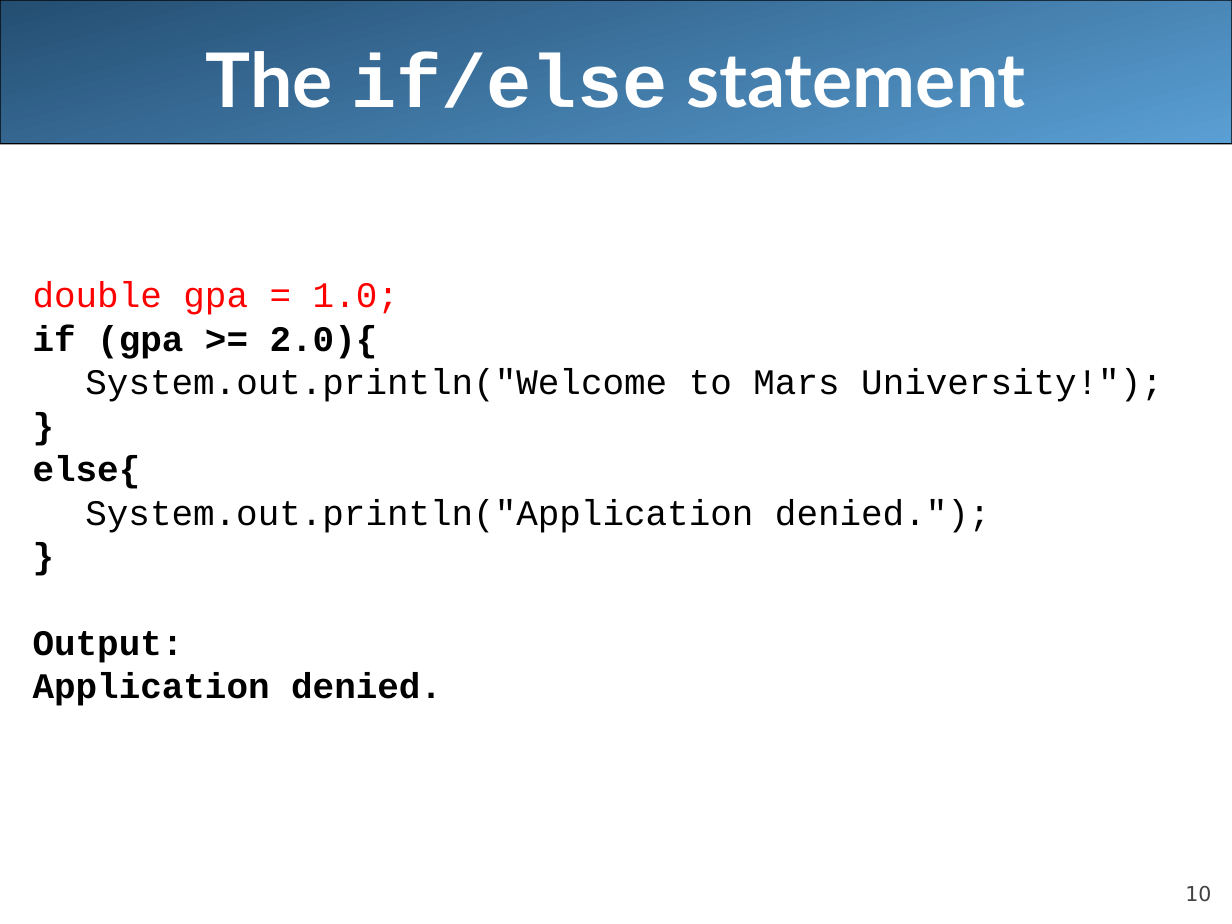
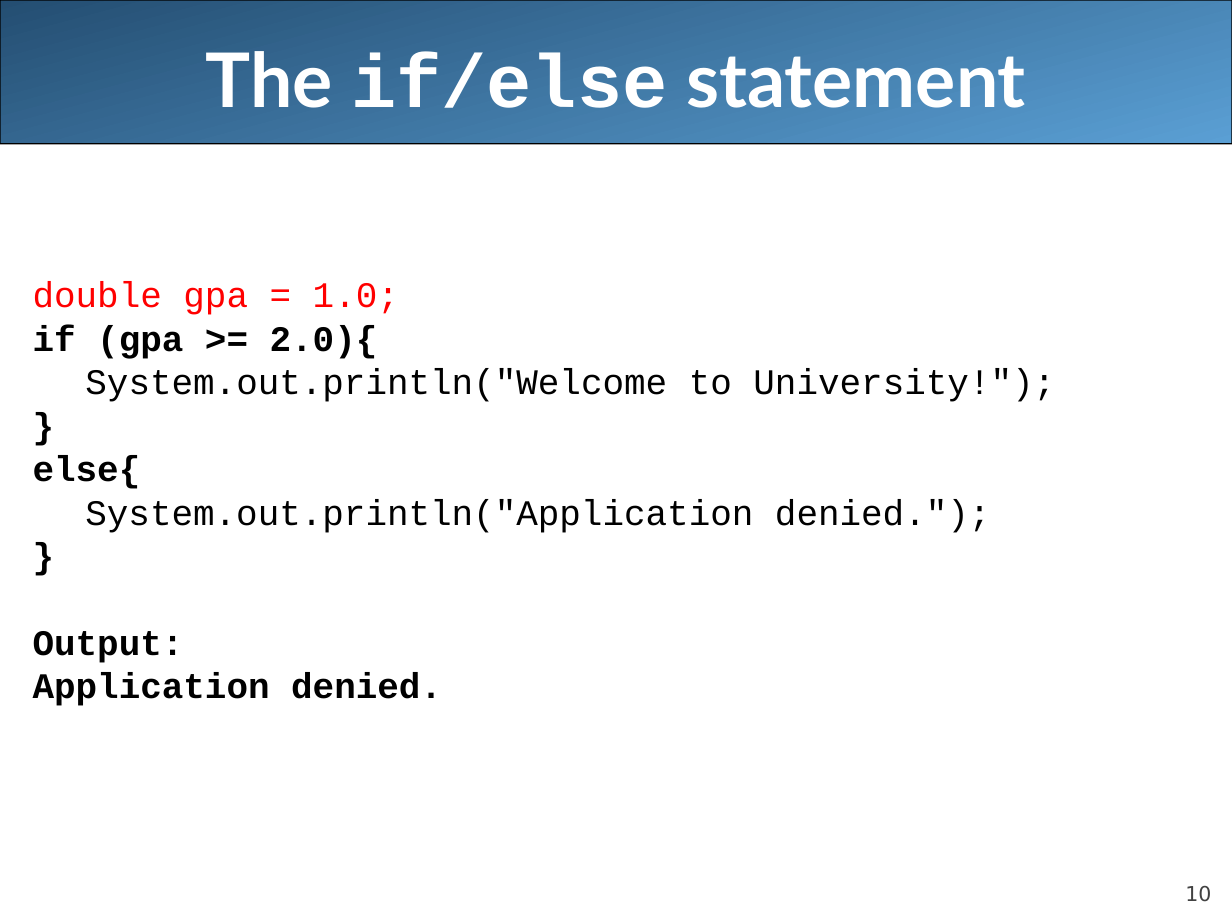
Before and after one commit to pinglee0/unit3, a slide deck: slide 10 of lecture8.ppt. Drawn at 1232x924 pixels with LibreOffice and Linux fonts; fonts in the diff are those of the drawing. Boxes give left, top, right and bottom in pixels: in the first picture for what was removed or moved away, otherwise in the second. Text is boxed around its words. In the diff, an @@ line names an element or a change of style, - is before the commit and + after.

```diff
--- a/lecture8.ppt
+++ b/lecture8.ppt
@@ text at (85, 369, 1055, 402): text changed @@
-System.out.println("Welcome to Mars University!");
+System.out.println("Welcome to University!");
```
Also in this commit, not shown: 8 other slides changed, 4 slides removed, 10 other files.
